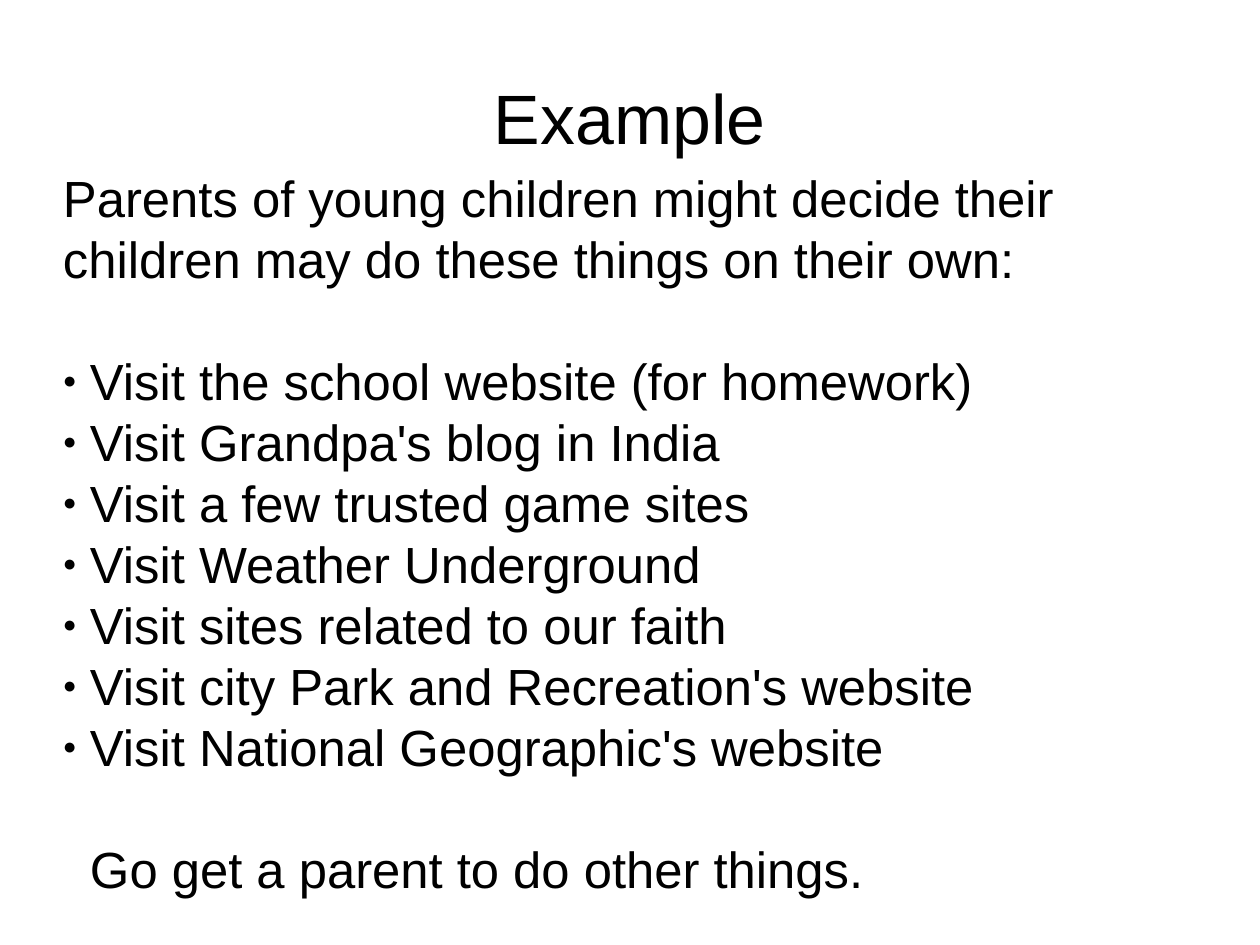
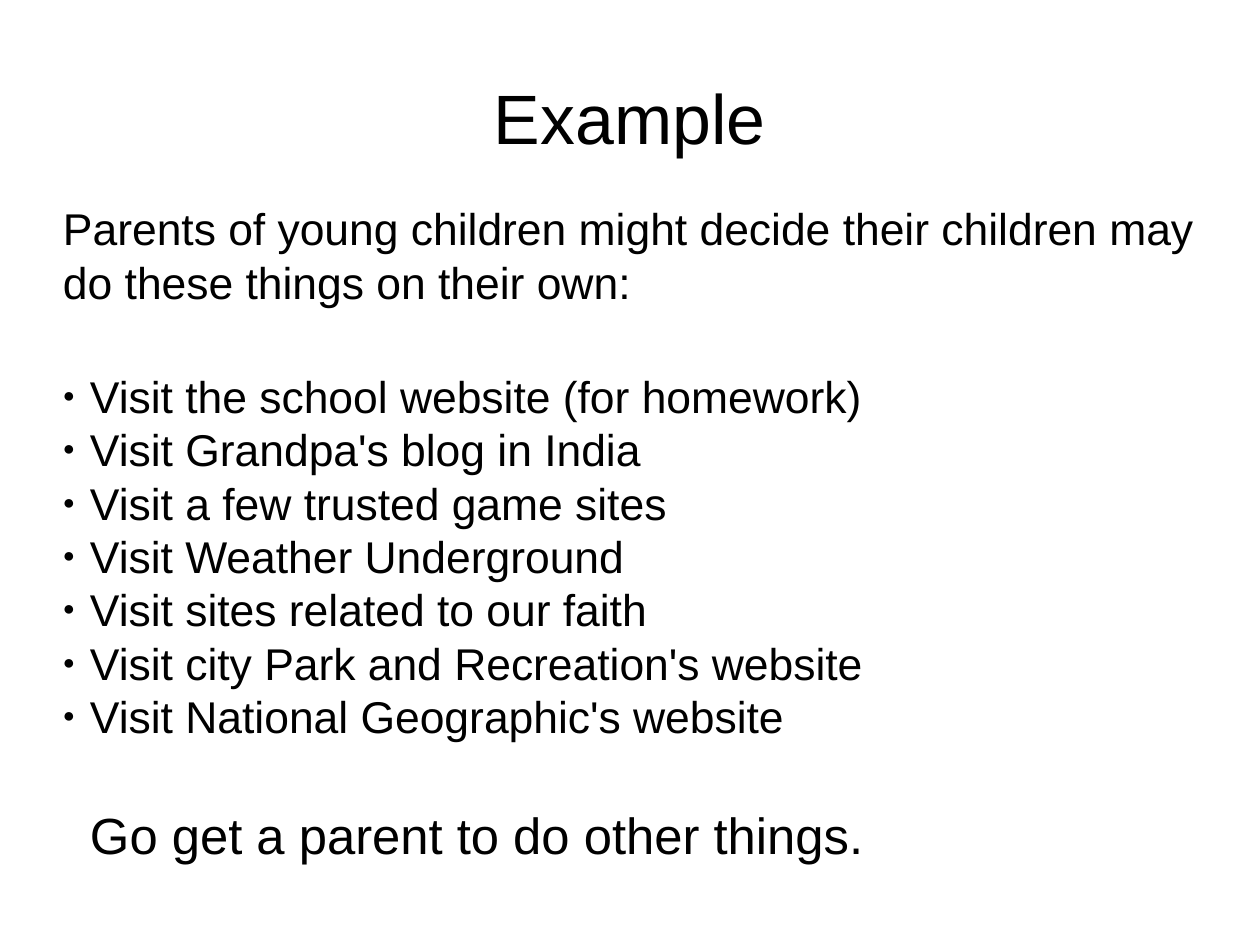
Before and after one commit to cschreiner/kindsicher, a slide deck: slide 35 of proj/presentation_dec09/combined.odp (slide 10 before the commit). Drawn at 1260x945 pixels with LibreOffice and Linux fonts; fonts in the diff are those of the drawing. Boxes give left, top, right and bottom in pixels: in the first picture for what was removed or moved away, otherwise in the second. Text is boxed around its words. In the diff, an @@ line names an element or a change of style, - is before the commit and + after.

```diff
--- a/proj/presentation_dec09/combined.odp
+++ b/proj/presentation_dec09/combined.odp
@@ subtitle at <box>63,212,1193,742</box>: size 32 to 28 pt @@
@@ subtitle "Parents of young children might ...": place and size @@
-subtitle "Parents of young children might ..." at <box>63,180,1054,899</box>
+subtitle "Parents of young children might ..." at <box>63,212,1193,864</box>
```
Also in this commit, not shown: 10 other slides changed, 31 slides added.
